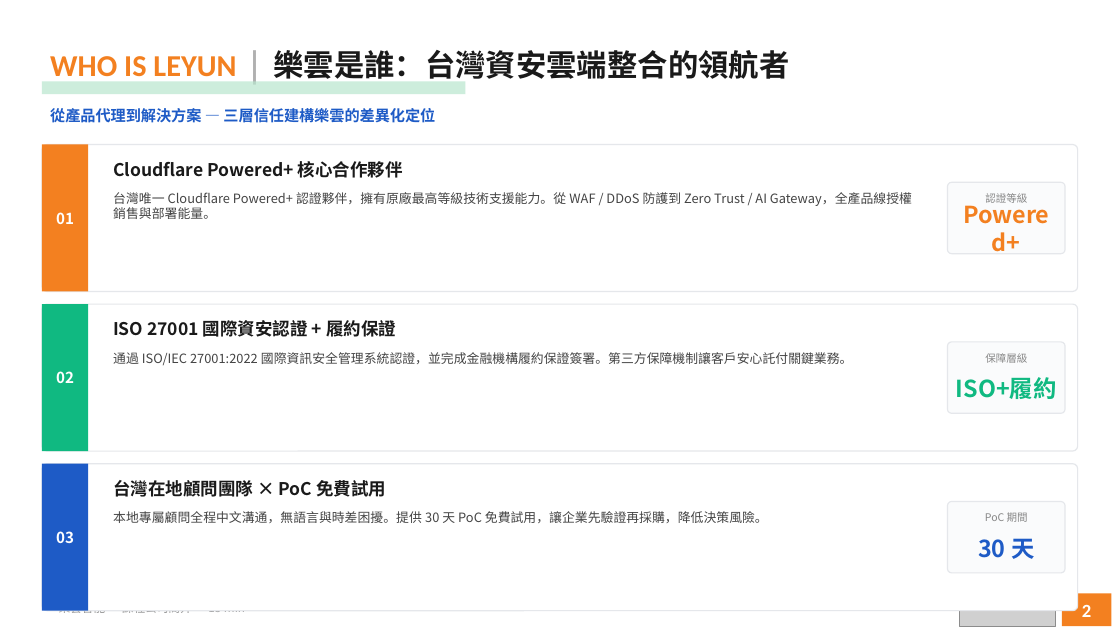
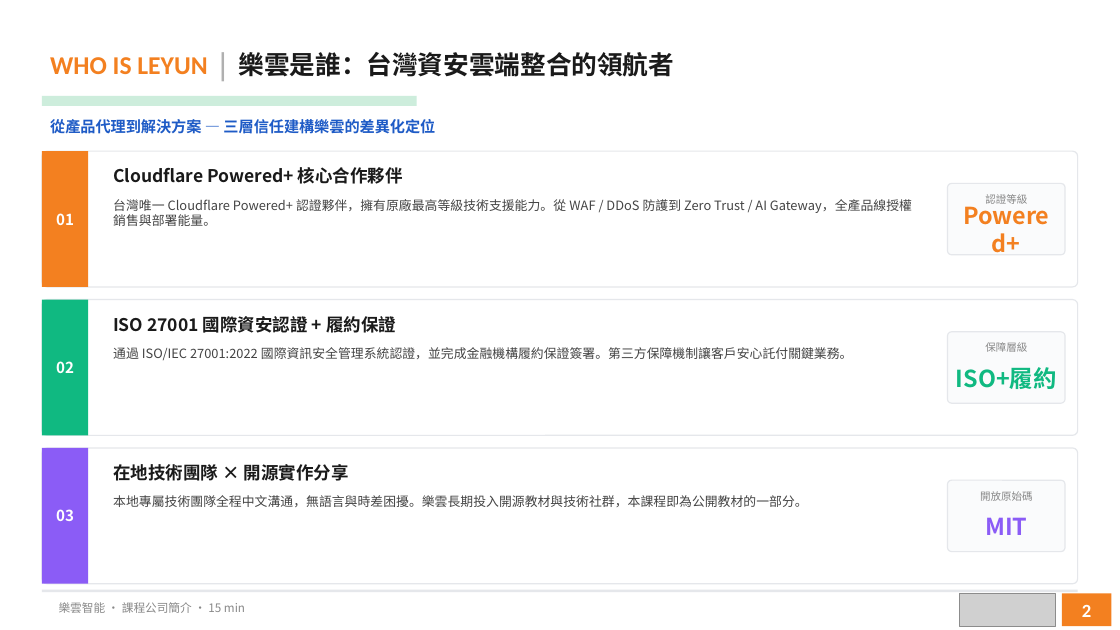
Before and after one commit to victor-workspace/cloudflare-aigw-course, a slide deck: slide 2 of slides/leyun-intro.pptx. Drawn at 1120x630 pixels with LibreOffice and Linux fonts; fonts in the diff are those of the drawing; grey boxes stand for pictures. Boxes give left, top, right and bottom in pixels: in the first picture for what was removed or moved away, otherwise in the second. Text is boxed around its words. In the diff, an @@ line names an element or a change of style, - is before the commit and + after.

```diff
--- a/slides/leyun-intro.pptx
+++ b/slides/leyun-intro.pptx
@@ text "WHO IS LEYUN | 樂雲是誰：台灣資安雲端整合的領航者" at <box>50,52,675,77</box>: size 26 to 22 pt @@
@@ text "從產品代理到解決方案 — 三層信任建構樂雲的差異化定位": place and size @@
-text "從產品代理到解決方案 — 三層信任建構樂雲的差異化定位" at <box>50,108,435,123</box>
+text "從產品代理到解決方案 — 三層信任建構樂雲的差異化定位" at <box>50,119,435,134</box>
@@ rectangle: place and size @@
-rectangle at <box>42,82,465,94</box>
+rectangle at <box>42,96,417,106</box>
@@ rounded rectangle: place and size @@
-rounded rectangle at <box>42,145,1078,292</box>
+rounded rectangle at <box>42,151,1078,287</box>
@@ rectangle: place and size @@
-rectangle at <box>42,145,88,292</box>
+rectangle at <box>42,151,88,287</box>
@@ text "Cloudflare Powered+ 核心合作夥伴": place and size @@
-text "Cloudflare Powered+ 核心合作夥伴" at <box>113,161,403,178</box>
+text "Cloudflare Powered+ 核心合作夥伴" at <box>113,167,403,184</box>
@@ text "台灣唯一 Cloudflare Powered+ 認證夥伴，擁有原廠最高等級技術支援能力。從 WAF ...": place and size @@
-text "台灣唯一 Cloudflare Powered+ 認證夥伴，擁有原廠最高等級技術支援能力。從 WAF ..." at <box>113,192,912,219</box>
+text "台灣唯一 Cloudflare Powered+ 認證夥伴，擁有原廠最高等級技術支援能力。從 WAF ..." at <box>113,199,912,226</box>
@@ text "02": place and size @@
-text "02" at <box>56,371,74,383</box>
+text "02" at <box>56,361,74,373</box>
@@ rounded rectangle: place and size @@
-rounded rectangle at <box>42,304,1078,451</box>
+rounded rectangle at <box>42,300,1078,436</box>
@@ rectangle: place and size @@
-rectangle at <box>42,304,88,451</box>
+rectangle at <box>42,300,88,436</box>
@@ text "ISO 27001 國際資安認證 + 履約保證": place and size @@
-text "ISO 27001 國際資安認證 + 履約保證" at <box>113,318,396,341</box>
+text "ISO 27001 國際資安認證 + 履約保證" at <box>113,313,396,336</box>
@@ text "通過 ISO/IEC 27001:2022 國際資訊安全管理系統認證，並完成金融機構履約保證簽署。第三方保障機制讓客戶安 ...": place and size @@
-text "通過 ISO/IEC 27001:2022 國際資訊安全管理系統認證，並完成金融機構履約保證簽署。第三方保障機制讓客戶安 ..." at <box>113,352,853,365</box>
+text "通過 ISO/IEC 27001:2022 國際資訊安全管理系統認證，並完成金融機構履約保證簽署。第三方保障機制讓客戶安 ..." at <box>113,347,853,360</box>
@@ 2 texts, 1 rounded rectangle: place and size @@
-2 texts, 1 rounded rectangle at <box>948,342,1065,413</box>
+2 texts, 1 rounded rectangle at <box>948,332,1065,403</box>
@@ text "03": place and size @@
-text "03" at <box>56,531,74,543</box>
+text "03" at <box>56,509,74,521</box>
@@ proportions changed in 3 elements at <box>42,151,1078,287</box>, <box>42,300,1078,436</box>, <box>42,448,1078,584</box> @@
@@ rounded rectangle: place and size @@
-rounded rectangle at <box>42,464,1078,611</box>
+rounded rectangle at <box>42,448,1078,584</box>
@@ rectangle: place and size @@
-rectangle at <box>42,464,88,611</box>
+rectangle at <box>42,448,88,584</box>
@@ rectangle at <box>42,448,88,584</box>: fill #1E5BC6 to #8B5CF6 @@
@@ text at <box>113,464,349,481</box>: text changed @@
-台灣在地顧問團隊 × PoC 免費試用
+在地技術團隊 × 開源實作分享
@@ text at <box>113,495,807,507</box>: text changed @@
-本地專屬顧問全程中文溝通，無語言與時差困擾。提供 30 天 PoC 免費試用，讓企業先驗證再採購，降低決策風險。
+本地專屬技術團隊全程中文溝通，無語言與時差困擾。樂雲長期投入開源教材與技術社群，本課程即為公開教材的一部分。
@@ rounded rectangle: place and size @@
-rounded rectangle at <box>948,502,1065,573</box>
+rounded rectangle at <box>948,481,1065,552</box>
@@ text at <box>980,491,1033,501</box>: text changed @@
-PoC 期間
+開放原始碼
@@ text at <box>985,517,1027,535</box>: text changed; text colour #1E5BC6 to #8B5CF6 @@
-30 天
+MIT
```
Also in this commit, not shown: 6 other slides changed, 3 other files.
